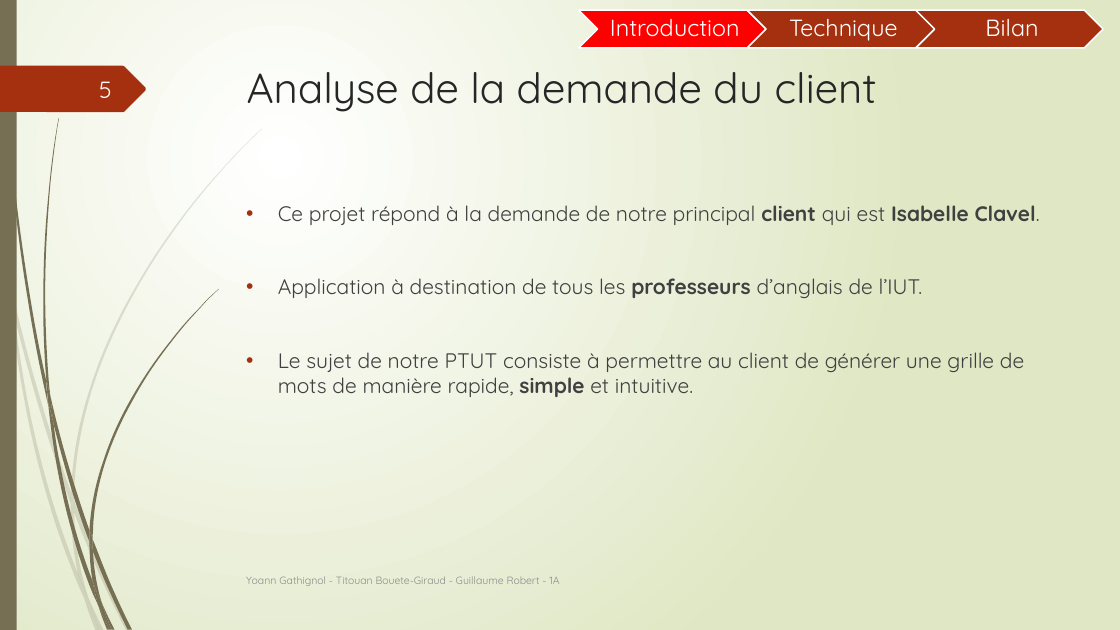
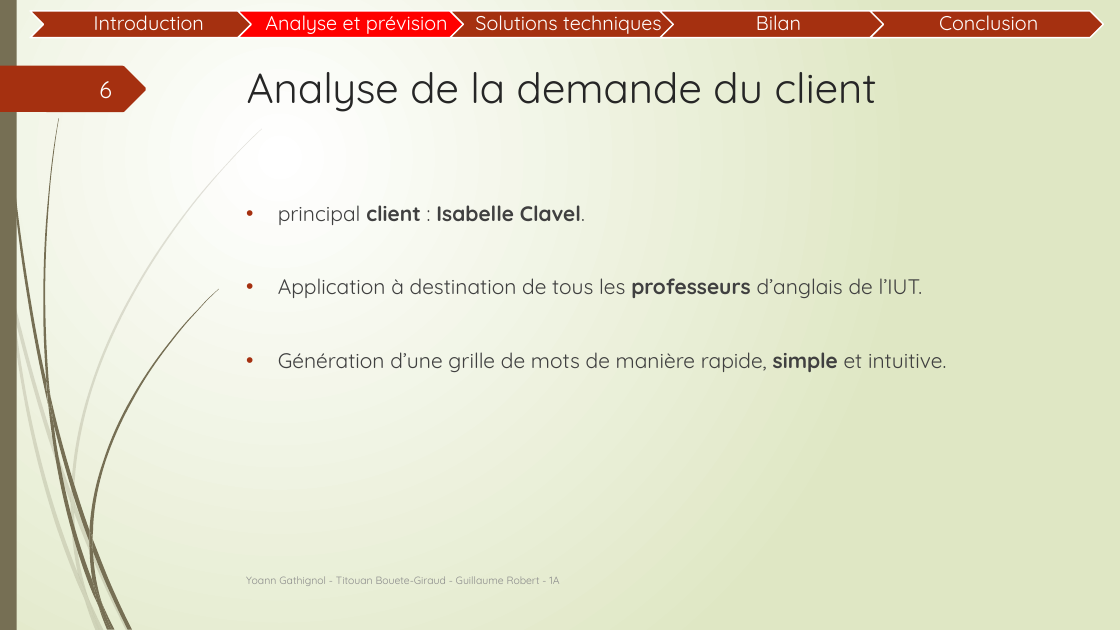
Before and after one commit to Guyoms/PTUT2016, a slide deck: slide 6 of IHearISay/I_HEAR_I_SAY_Intro.pptx (slide 5 before the commit). Drawn at 1120x630 pixels with LibreOffice and Linux fonts; fonts in the diff are those of the drawing. Boxes give left, top, right and bottom in pixels: in the first picture for what was removed or moved away, otherwise in the second. Text is boxed around its words. In the diff, an @@ line names an element or a change of style, - is before the commit and + after.

Commit message:
Dépôt pptx intro + pts techniques à améliorier

```diff
--- a/IHearISay/I_HEAR_I_SAY_Intro.pptx
+++ b/IHearISay/I_HEAR_I_SAY_Intro.pptx
@@ text "Introduction" at (94,9,204,31): size 20 to 17 pt; less space between paragraphs @@
@@ text "Introduction": place and size @@
-text "Introduction" at (610,19,740,37)
+text "Introduction" at (94,9,204,31)
@@ chevron: place and size @@
-chevron at (579,10,766,48)
+chevron at (450,11,684,38)
@@ chevron at (450,11,684,38): fill #FF0000 to #A53010 @@
@@ chevron: place and size @@
-chevron at (748,10,935,48)
+chevron at (660,11,894,38)
@@ text "Bilan": place and size @@
-text "Bilan" at (985,19,1038,37)
+text "Bilan" at (756,9,801,30)
@@ text "Bilan" at (756,9,801,30): size 20 to 17 pt; less space between paragraphs @@
@@ text removed at (789,19,897,41) @@
-Technique
@@ chevron: place and size @@
-chevron at (916,10,1103,48)
+chevron at (870,11,1104,38)
@@ group added at (30,9,1038,38): 3 texts, 2 chevrons @@
+Analyse et prévision
+Solutions techniques
+Conclusion
@@ page number at (99,81,112,99): text changed @@
-5
+6
@@ text at (278,205,585,225): text changed; bold on @@
-• Ce projet répond à la demande de notre principal client qui est Isabelle Clavel.
+• principal client : Isabelle Clavel.
@@ text at (278,352,946,372): text changed @@
-• Le sujet de notre PTUT consiste à permettre au client de générer une grille de mots de manière rapide, simple et intuitive.
+• Génération d’une grille de mots de manière rapide, simple et intuitive.
```
Also in this commit, not shown: 10 other slides changed, 1 slide added, 1 other file.
